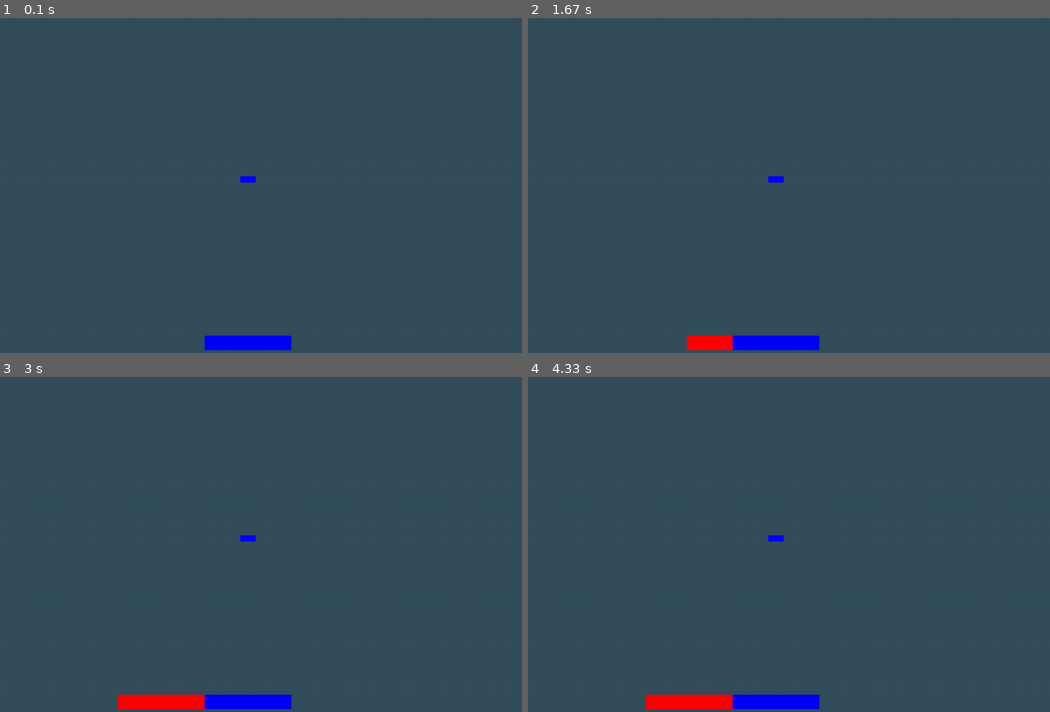
Above: before the commit, frames 1-4 (two rows, left to right).
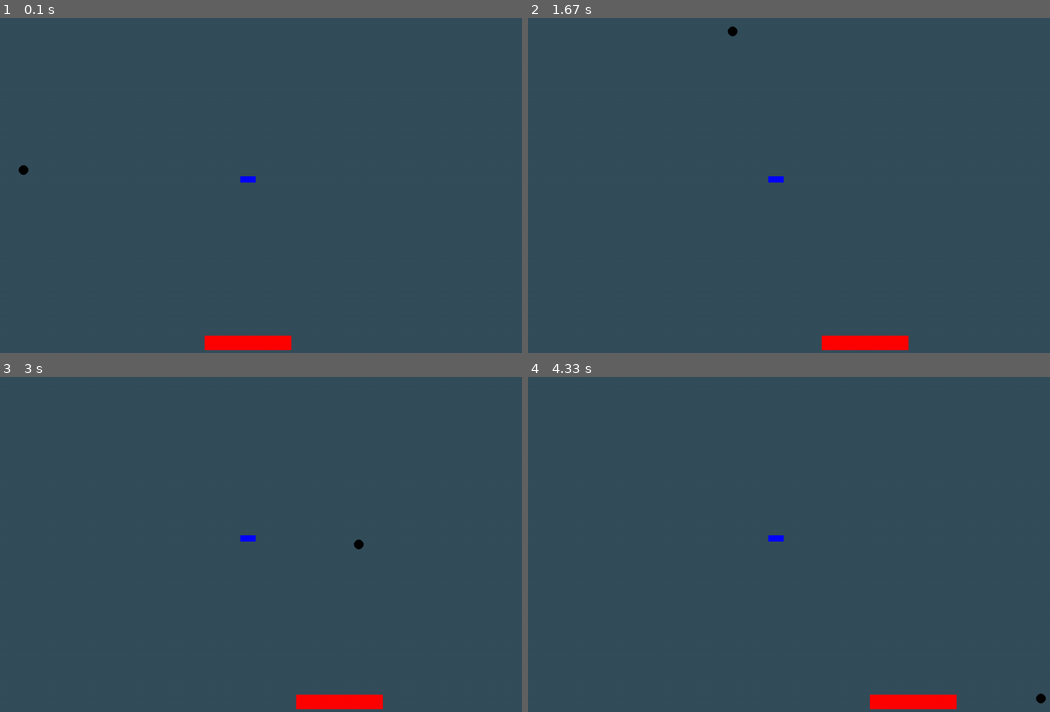
Above: after the commit, the same moments.

Repository: devpersi/breakout-pygame
Game: pygame game, started from source/main.py
Two runs of this game, one before a commit and one after it. Both use one fixed random seed, a clock stepped at 60 frames per second and the inputs below.
Inputs:
- Up to frame 1 (0.1 s): no input
- Up to frame 2 (1.67 s): hold D 0.33-0.8 s; hold D 0.83-1.3 s; hold A from 1.33 s (still down)
- Up to frame 3 (3 s): release A at 1.87 s; hold A 1.9-2.3 s; hold D 2.33-2.97 s
- Up to frame 4 (4.33 s): hold A 3-3.47 s; hold D 3.5-3.97 s; hold D from 4 s (still down)

The runs differ from the first frame. In frame 1, 0.8% of the frame differs, in the area x 3-56%, y 43-100%; in frame 2, 1.9%; in frame 3, 2.3%, in the area x 22-74%, y 48-100%; in frame 4, 2.3%.

Commit message:
fix coop when false
add ball and fix some types

Diff:
--- a/source/main.py
+++ b/source/main.py
@@ -1,32 +1,47 @@
 import pygame as pg
+import random
 
 # Create game window
 pg.init()
-SCREEN_SIZE: tuple = 1280, 720 # '''width, height'''
-SCREEN_BACKGROUND_COLOUR: tuple = 52, 78, 91
+SCREEN_SIZE: tuple[int, int] = 1280, 720 # '''width, height'''
+SCREEN_BACKGROUND_COLOUR: tuple[int, int, int] = 52, 78, 91
 FPS: int = 60
 
 screen : pg.surface.Surface = pg.display.set_mode(SCREEN_SIZE)
 
+# Declare balls
+BALL_RADIUS: int = 10
+BALL_SIZE: int = int(BALL_RADIUS*2**0.5)
+BALL_COLOUR : tuple[int,int,int] = 0, 0 , 0 # Black ball
+BALL_SPEED: int = 4 # 4 pixels per frame
+BALL_VELOCITY_X: int = 1
+BALL_VELOCITY_Y: int = -1
+BALL_HOME_SPAWN_LOCATION : tuple[int, int] = random.randint(BALL_SIZE, SCREEN_SIZE[0] - BALL_SIZE), (SCREEN_SIZE[1] - BALL_SIZE)*0.5
+
+# Create balls
+ball = pg.Rect(BALL_HOME_SPAWN_LOCATION, (BALL_SIZE, BALL_SIZE))
+
 # Declare bricks
 BRICK_SIZE: int = 32, 13 # '''width, height'''
-BRICK_COLOUR: tuple = 0, 0, 255 # Blue bricks
-BRICK_HOME_SPAWN_LOCATION: tuple = ((SCREEN_SIZE[0] - BRICK_SIZE[0])*0.5, (SCREEN_SIZE[1] - BRICK_SIZE[1])*0.5) # Middle of the screen
+BRICK_COLOUR: tuple[int,int,int] = 0, 0, 255 # Blue bricks
+BRICK_HOME_SPAWN_LOCATION: tuple[int, int] = ((SCREEN_SIZE[0] - BRICK_SIZE[0])*0.5, (SCREEN_SIZE[1] - BRICK_SIZE[1])*0.5) # Middle of the screen
 
 # Create brick
 brick : pg.rect.Rect = pg.Rect(BRICK_HOME_SPAWN_LOCATION, BRICK_SIZE)
 
 # Declare paddles
-PADDLE_SIZE: tuple = 180, 30 # '''width, height'''
-RED_PADDLE_COLOUR: tuple = 255, 0, 0 # Red paddles
-BLUE_PADDLE_COLOUR: tuple = 0, 0, 255 # Blue paddles
+PADDLE_SIZE: tuple[int,int] = 180, 30 # '''width, height'''
+RED_PADDLE_COLOUR: tuple[int,int,int] = 255, 0, 0 # Red paddles
+BLUE_PADDLE_COLOUR: tuple[int,int,int] = 0, 0, 255 # Blue paddles
 PADLE_SPEED: int = 5
-PADDLE_HOME_SPAWN_LOCATION: tuple = ((SCREEN_SIZE[0] - PADDLE_SIZE[0])*0.5, SCREEN_SIZE[1]*0.95) # Middle bottom of the screen
+PADDLE_HOME_SPAWN_LOCATION: tuple[int,int] = ((SCREEN_SIZE[0] - PADDLE_SIZE[0])*0.5, SCREEN_SIZE[1]*0.95) # Middle bottom of the screen
 FRIENDLY_FIRE: bool = True
 
 # Create paddles
+COOP: bool = False
 p1_paddle : pg.rect.Rect = pg.Rect(PADDLE_HOME_SPAWN_LOCATION, PADDLE_SIZE)
-p2_paddle : pg.rect.Rect = pg.Rect(PADDLE_HOME_SPAWN_LOCATION, PADDLE_SIZE)
+if COOP:
+    p2_paddle : pg.rect.Rect = pg.Rect(PADDLE_HOME_SPAWN_LOCATION, PADDLE_SIZE)
 
 # Create game loop
 clock : pg.time.Clock = pg.time.Clock()
@@ -40,17 +55,41 @@
     # Clear the screen
     screen.fill(SCREEN_BACKGROUND_COLOUR)
 
+    # Spawn ball
+    pg.draw.circle(screen, BALL_COLOUR, ball.center, BALL_RADIUS)
+    # Move the ball
+    ball.x += BALL_SPEED * BALL_VELOCITY_X
+    ball.y += BALL_SPEED * BALL_VELOCITY_Y
+
+    # Reflect the ball when it reaches a side wall
+    if ball.centerx < BALL_RADIUS or ball.centerx > SCREEN_SIZE[0] - BALL_RADIUS:
+        BALL_VELOCITY_X = -BALL_VELOCITY_X
+
+    # same for the top
+    if ball.centery < BALL_RADIUS:
+        BALL_VELOCITY_Y = -BALL_VELOCITY_Y
+
+    # same for paddle collision
+    if ball.colliderect(p1_paddle) and BALL_VELOCITY_Y > 0:
+        BALL_VELOCITY_Y = -BALL_VELOCITY_Y
+
+    if COOP:
+        if ball.colliderect(p2_paddle) and BALL_VELOCITY_Y > 0:
+            BALL_VELOCITY_Y = -BALL_VELOCITY_Y
+
     # Spawn brick
     pg.draw.rect(screen, BRICK_COLOUR, brick)
 
     # Spawn paddles
     pg.draw.rect(screen, RED_PADDLE_COLOUR, p1_paddle)
-    pg.draw.rect(screen, BLUE_PADDLE_COLOUR, p2_paddle)
+
+    if COOP:
+        pg.draw.rect(screen, BLUE_PADDLE_COLOUR, p2_paddle)
 
     # p1 controls
     keyboard_press = pg.key.get_pressed()
 
-    paddles_not_currently_touching: bool = p1_paddle.right < p2_paddle.left and FRIENDLY_FIRE
+    paddles_not_currently_touching: bool = p1_paddle.right < p2_paddle.left and FRIENDLY_FIRE if COOP else True
 
     if keyboard_press[pg.K_a] and p1_paddle.left > 0:
         p1_paddle.move_ip(-PADLE_SPEED, 0) # PADLE_SPEED pixels to the left, 0 pixels to the bottom/top
@@ -61,8 +100,7 @@
     #elif keyboard_press[pg.K_s]:
     #    red_paddle.move_ip(0, 1) # 0 pixel to the left/right, 1 pixel to the bottom
 
-    coop = True
-    if coop:
+    if COOP:
         # p2 controls
         keyboard_press = pg.key.get_pressed()
         if keyboard_press[pg.K_KP4] and p2_paddle.left > 0 and paddles_not_currently_touching:
